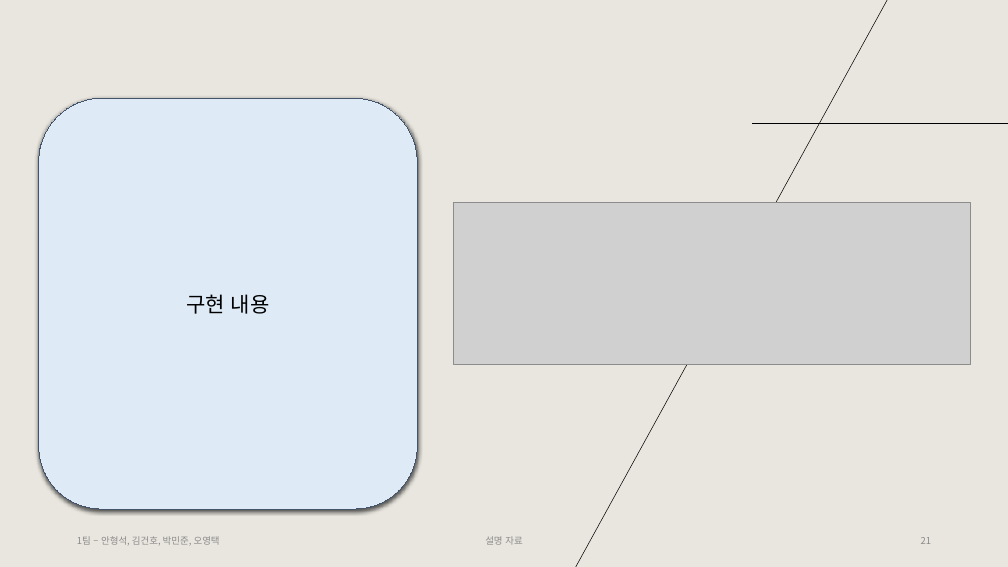
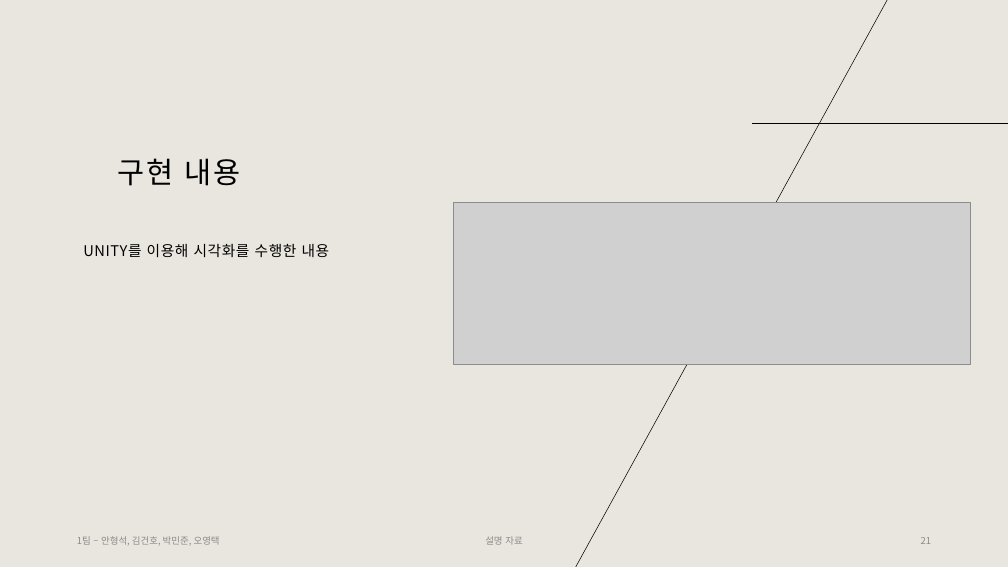
Before and after one commit to Tentailsahri/DT_FINAL_Project, a slide deck: slide 21 of 문서/시나리오에 따른 공정 시뮬레이션 발표 - 김건호.pptx. Drawn at 1008x567 pixels with LibreOffice and Linux fonts; fonts in the diff are those of the drawing; grey boxes stand for pictures. Boxes give left, top, right and bottom in pixels: in the first picture for what was removed or moved away, otherwise in the second. Text is boxed around its words. In the diff, an @@ line names an element or a change of style, - is before the commit and + after.

```diff
--- a/문서/시나리오에 따른 공정 시뮬레이션 발표 - 김건호.pptx
+++ b/문서/시나리오에 따른 공정 시뮬레이션 발표 - 김건호.pptx
@@ title "구현 내용" moved from (x1=39, y1=98, x2=417, y2=510) to (x1=118, y1=158, x2=241, y2=186) @@
@@ title "구현 내용" at (x1=118, y1=158, x2=241, y2=186): size 20 to 28 pt, letter spacing 0 to 1.5 pt; alignment centre to left; line spacing 1 to 0.9; vertical alignment middle to bottom; fill #DEEBF7 to none; outline #44546A 0.75 pt to none; shadow off @@
@@ text added at (x1=83, y1=244, x2=330, y2=257), 14 pt, text #000000 @@
+UNITY를 이용해 시각화를 수행한 내용
```
Also in this commit, not shown: 10 other slides changed, 1 slide added.
